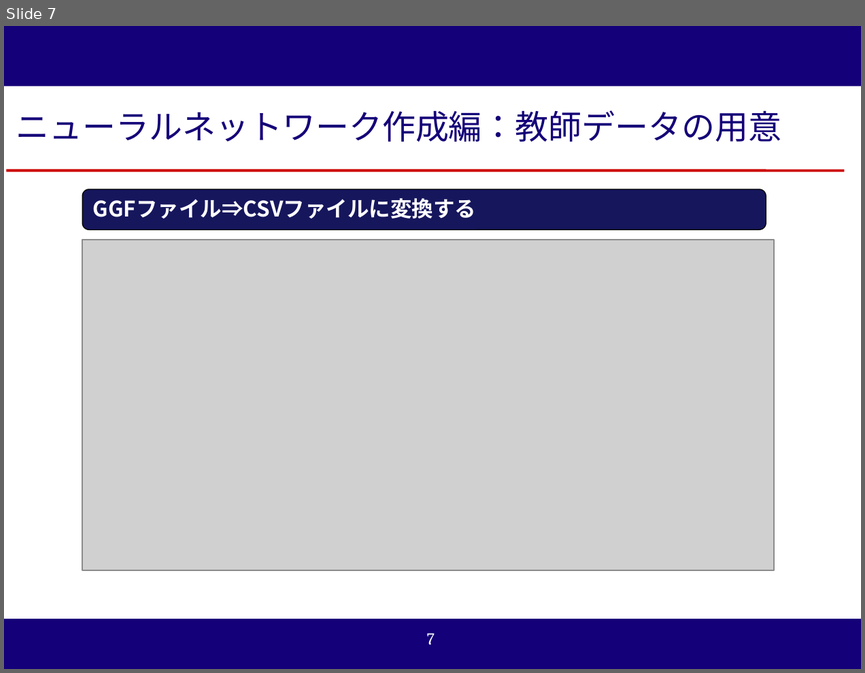
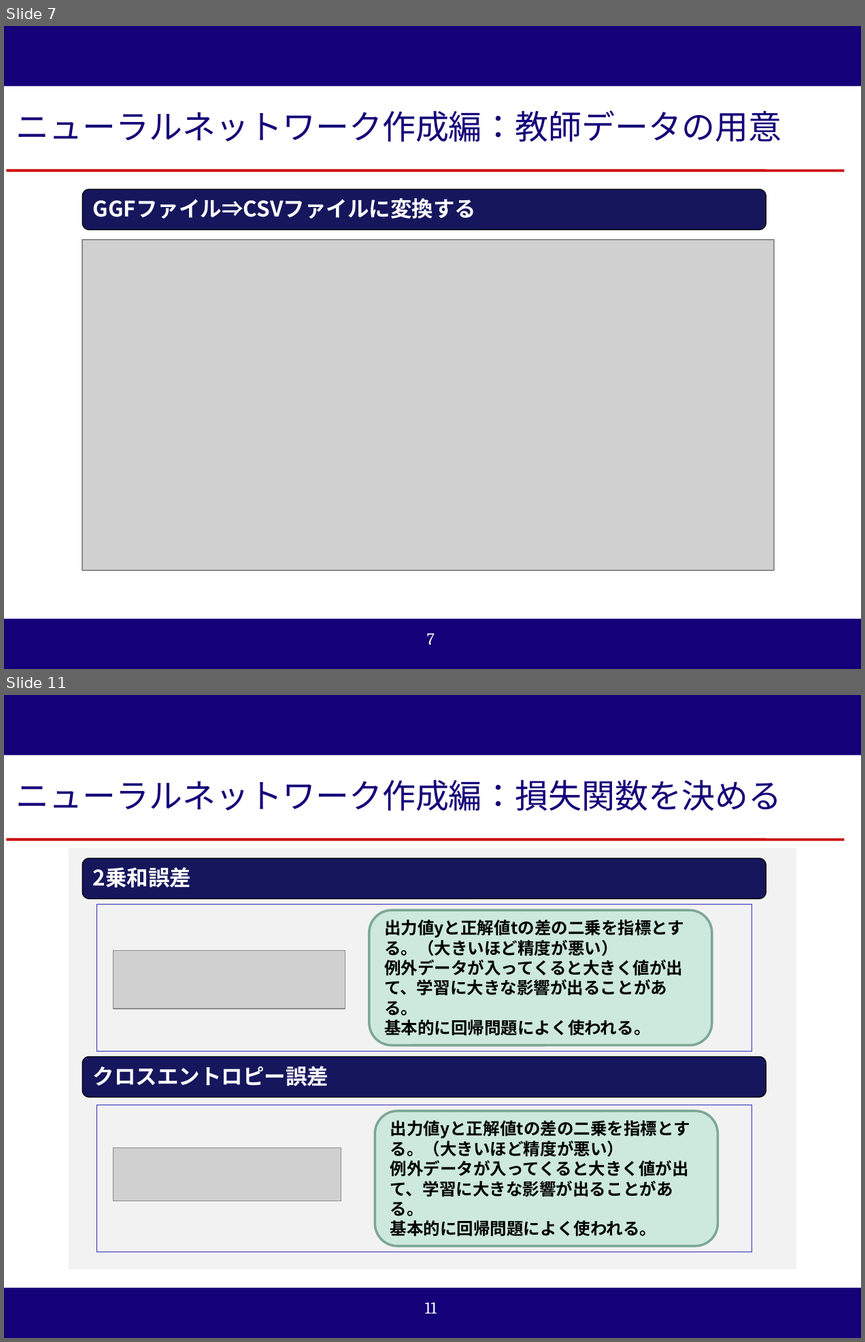
Before and after one commit to reversi-ir/ai-program, a slide deck: reversi-ai/result/オセロAI_技術アカデミー用説明資料.pptx. Shown one above the other, each under a label of ours: slide 7 before the commit, slides 7 and 11 after it; the slides between them are not shown. The pictures are 865x673 and 865x1342 pixels, drawn with LibreOffice and Linux fonts; fonts in the diff are those of the drawing; grey boxes stand for pictures; background and template pictures are left out. Boxes give left, top, right and bottom in pixels: in the first picture for what was removed or moved away, otherwise in the second. Text is boxed around its words. In the diff, an @@ line names an element or a change of style, - is before the commit and + after.

```diff
--- a/reversi-ai/result/オセロAI_技術アカデミー用説明資料.pptx
+++ b/reversi-ai/result/オセロAI_技術アカデミー用説明資料.pptx
@@ slide 11 added at (4, 695, 861, 1338), background #140078; not listed: 2 template elements that a slide beside it also shows @@
@@ rectangle added at (4, 755, 861, 1287), fill #FFFFFF @@
@@ rectangle added at (7, 756, 843, 834), fill #FFFFFF, 28 pt, text #140078 @@
+ニューラルネットワーク作成編：損失関数を決める
@@ line added from (7, 840) to (844, 840), #CC0000 2.25 pt @@
@@ rectangle added at (68, 847, 796, 1269), fill #F2F2F2 @@
@@ rounded rectangle added at (82, 858, 766, 898), fill #17175C, outline #000000 0.75 pt, 18 pt, text #FFFFFF, bold @@
+2乗和誤差
@@ rectangle added at (96, 904, 751, 1051), outline #2D2DB9 0.75 pt @@
@@ rounded rectangle added at (369, 910, 712, 1045), fill #AAE2CA at 50% opacity, outline #7EA795 2 pt, 14 pt, text #000000, bold @@
+出力値yと正解値tの差の二乗を指標とする。（大きいほど精度が悪い）
+例外データが入ってくると大きく値が出て、学習に大きな影響が出ることがある。
+基本的に回帰問題によく使われる。
@@ picture added at (113, 950, 346, 1008) @@
@@ rounded rectangle added at (82, 1057, 766, 1097), fill #17175C, outline #000000 0.75 pt, 18 pt, text #FFFFFF, bold @@
+クロスエントロピー誤差
@@ rectangle added at (96, 1104, 751, 1252), outline #2D2DB9 0.75 pt @@
@@ rounded rectangle added at (375, 1110, 718, 1246), fill #AAE2CA at 50% opacity, outline #7EA795 2 pt, 14 pt, text #000000, bold @@
+出力値yと正解値tの差の二乗を指標とする。（大きいほど精度が悪い）
+例外データが入ってくると大きく値が出て、学習に大きな影響が出ることがある。
+基本的に回帰問題によく使われる。
@@ picture added at (113, 1147, 341, 1200) @@
```
Also in this commit, not shown: 8 slides changed, 3 other slides added, 15 other files.
